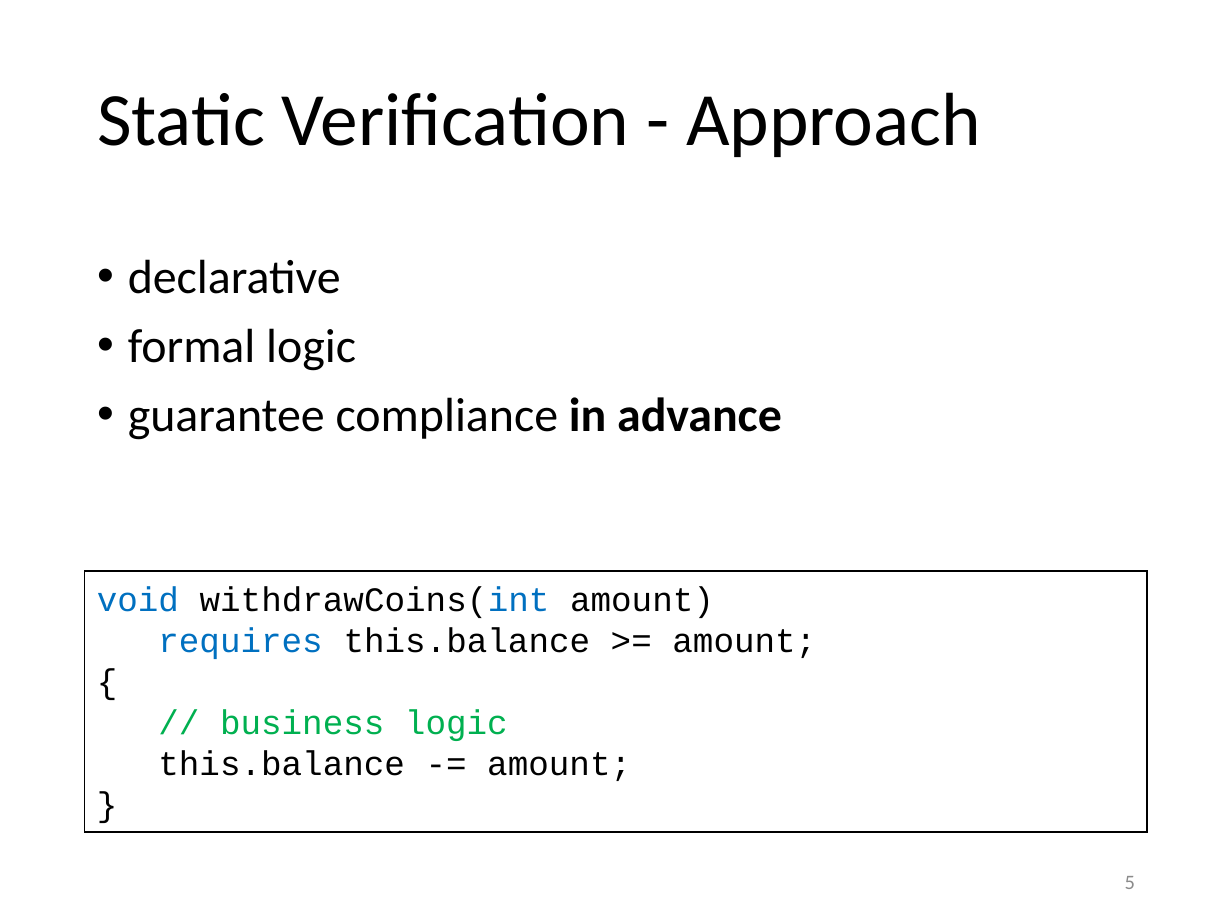
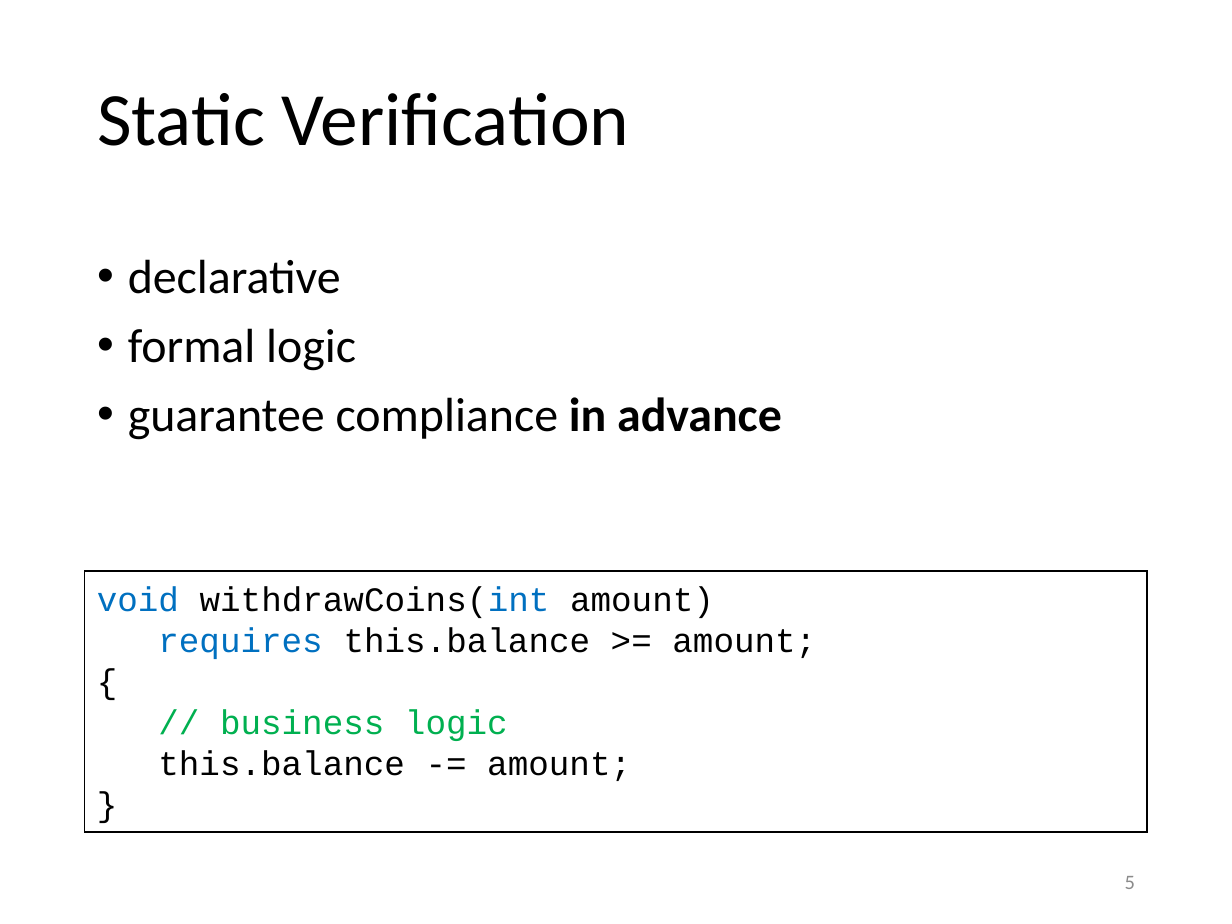
Before and after one commit to olydis/GradVerThesis, a slide deck: slide 5 of presentation/PLunch.pptx. Drawn at 1232x924 pixels with LibreOffice and Linux fonts; fonts in the diff are those of the drawing. Boxes give left, top, right and bottom in pixels: in the first picture for what was removed or moved away, otherwise in the second. Text is boxed around its words. In the diff, an @@ line names an element or a change of style, - is before the commit and + after.

```diff
--- a/presentation/PLunch.pptx
+++ b/presentation/PLunch.pptx
@@ title at [97, 93, 629, 146]: text changed @@
-Static Verification - Approach
+Static Verification
```
Also in this commit, not shown: 6 other slides changed, 1 slide added, 4 other files.
